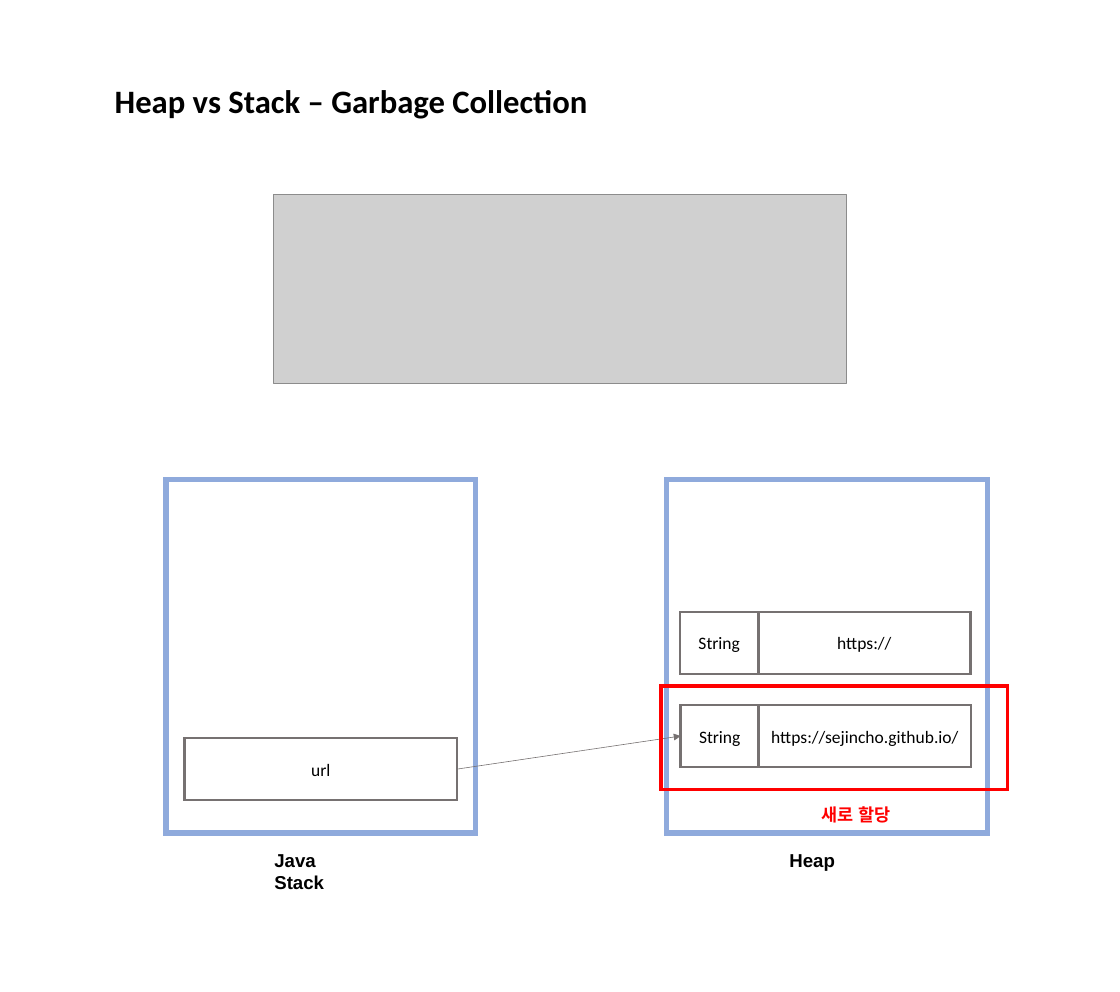
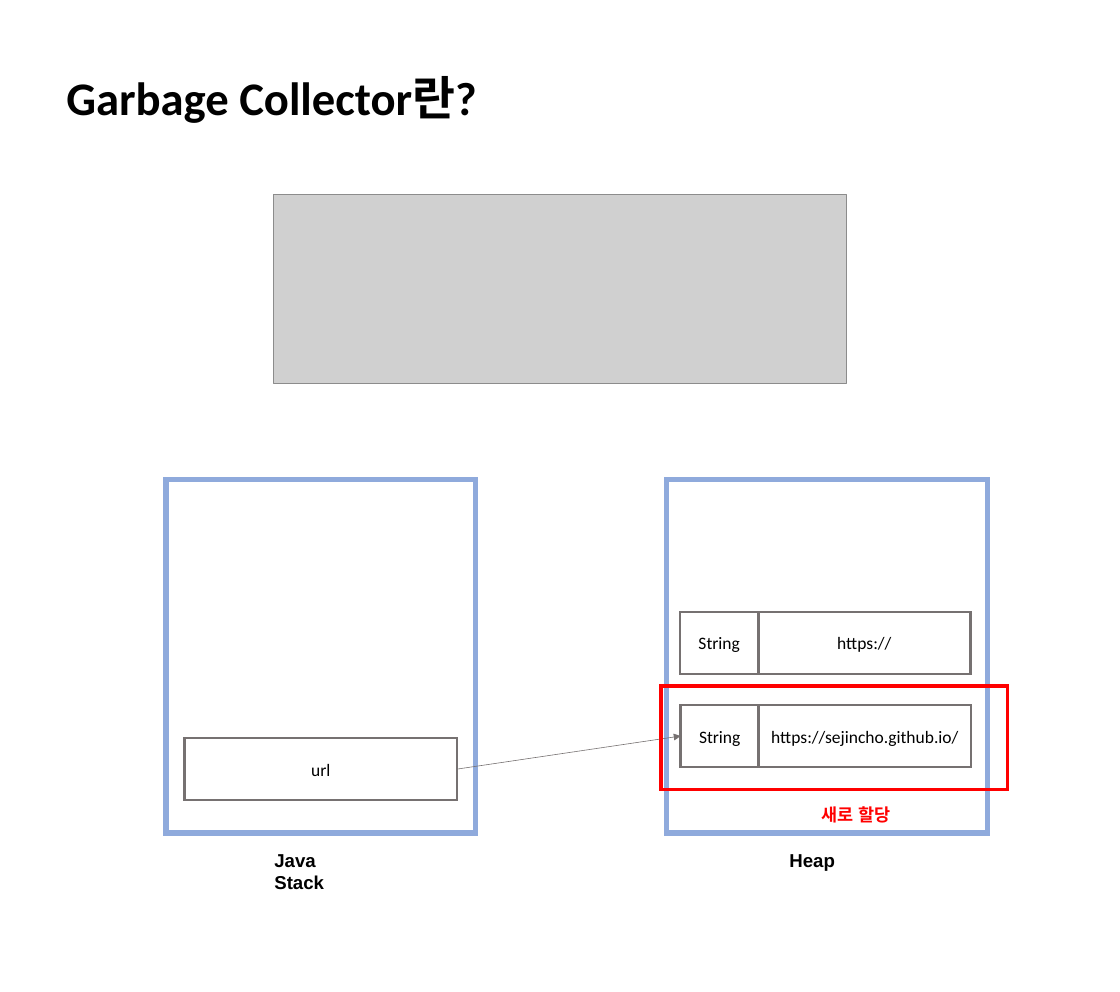
Before and after one commit to ChoSooMin/CS-Study, a slide deck: slide 11 of Java/Day 2_Garbage Collector.pptx (slide 31 before the commit). Drawn at 1120x992 pixels with LibreOffice and Linux fonts; fonts in the diff are those of the drawing; grey boxes stand for pictures. Boxes give left, top, right and bottom in pixels: in the first picture for what was removed or moved away, otherwise in the second. Text is boxed around its words. In the diff, an @@ line names an element or a change of style, - is before the commit and + after.

Commit message:
[Java] Garbage Collector

```diff
--- a/Java/Day 2_Garbage Collector.pptx
+++ b/Java/Day 2_Garbage Collector.pptx
@@ text added at (66, 76, 476, 123), 40 pt, text #000000, bold @@
+Garbage Collector란?
@@ text removed at (115, 90, 587, 119) @@
-Heap vs Stack – Garbage Collection
```
Also in this commit, not shown: 6 other slides changed, 31 slides added, 20 slides removed.
